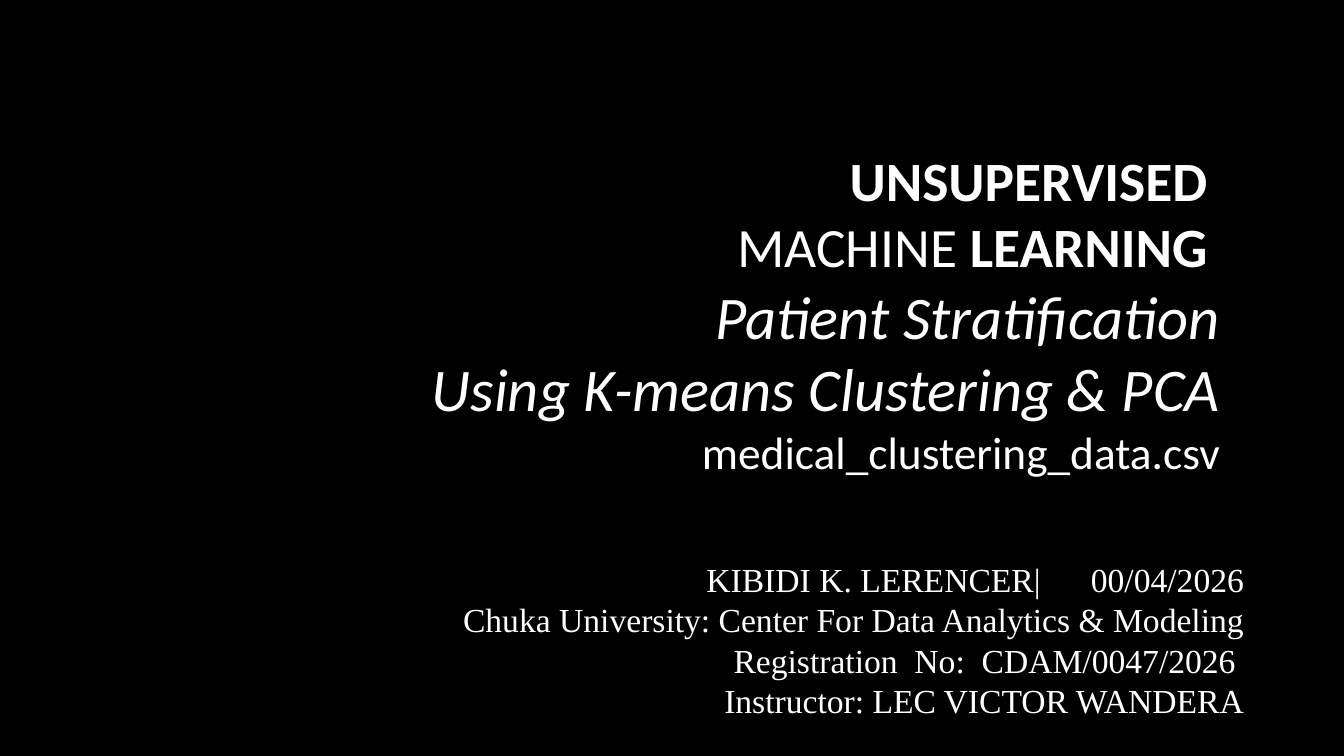
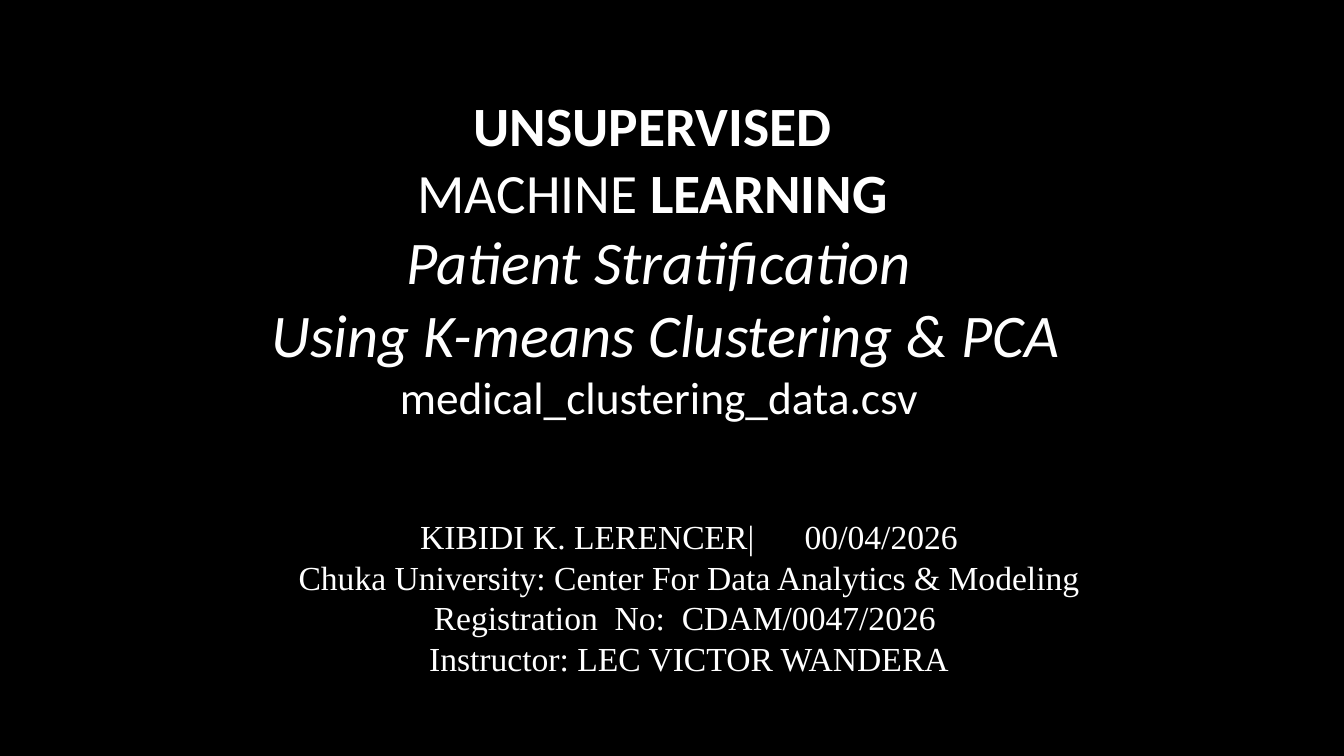
Before and after one commit to AlchymedSolutions/KIBIDI-MACHINE-LEARNING-PROJECTS-2026, a slide deck: slide 1 of ML USUPERVISED PYTHON.pptx. Drawn at 1344x756 pixels with LibreOffice and Linux fonts; fonts in the diff are those of the drawing; background and template pictures are left out. Boxes give left, top, right and bottom in pixels: in the first picture for what was removed or moved away, otherwise in the second. Text is boxed around its words. In the diff, an @@ line names an element or a change of style, - is before the commit and + after.

```diff
--- a/ML USUPERVISED PYTHON.pptx
+++ b/ML USUPERVISED PYTHON.pptx
@@ title "UNSUPERVISED MACHINE LEARNING Patient Stratification ...": place and size @@
-title "UNSUPERVISED MACHINE LEARNING Patient Stratification ..." at bbox=[432, 164, 1220, 477]
+title "UNSUPERVISED MACHINE LEARNING Patient Stratification ..." at bbox=[272, 109, 1060, 422]
@@ title "UNSUPERVISED MACHINE LEARNING Patient Stratification ..." at bbox=[272, 109, 1060, 422]: alignment right to centre @@
@@ subtitle "KIBIDI K. LERENCER| 00/04/2026 Chuka ..." at bbox=[299, 525, 1080, 672]: alignment right to centre @@
@@ subtitle "KIBIDI K. LERENCER| 00/04/2026 Chuka ...": place and size @@
-subtitle "KIBIDI K. LERENCER| 00/04/2026 Chuka ..." at bbox=[463, 568, 1244, 714]
+subtitle "KIBIDI K. LERENCER| 00/04/2026 Chuka ..." at bbox=[299, 525, 1080, 672]
```
Also in this commit, not shown: 9 other slides changed, 4 slides added, 2 other files.
